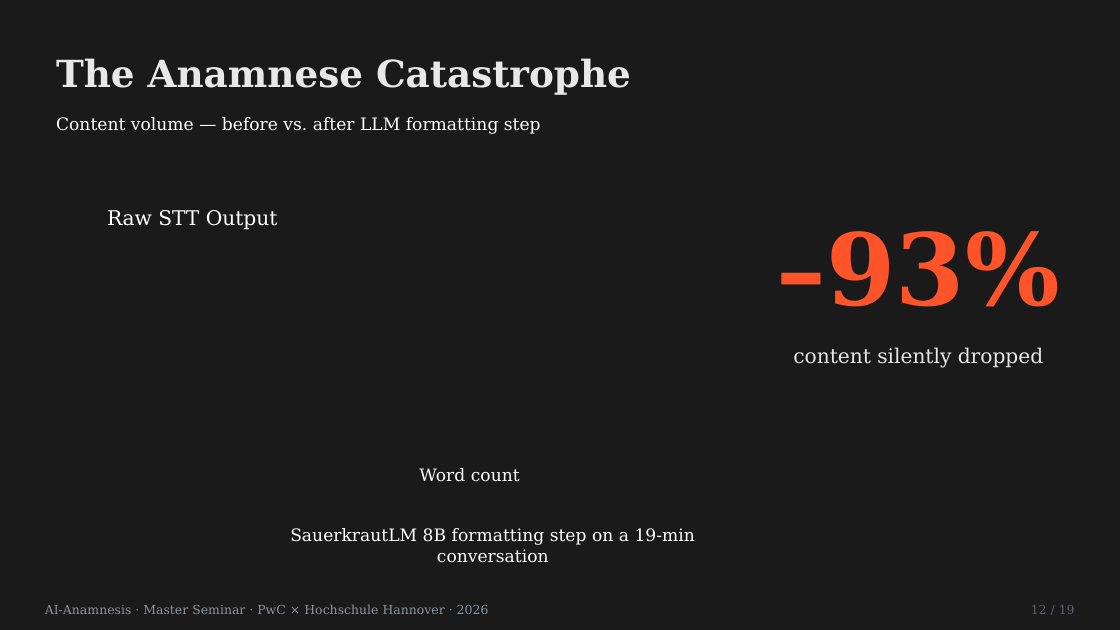
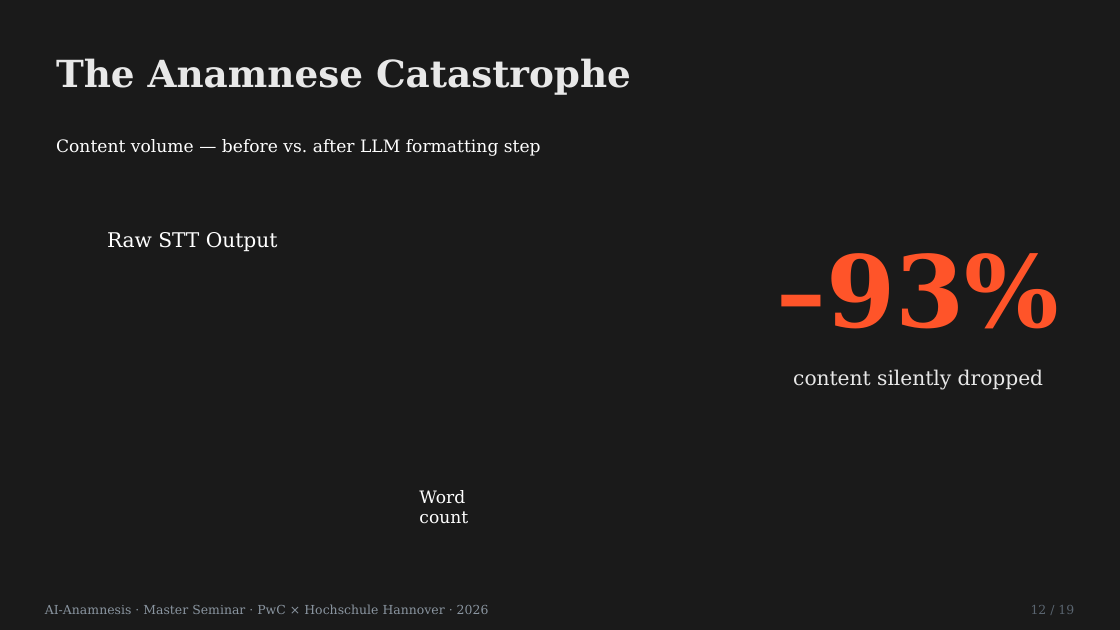
Before and after one commit to LeonardNid/Seminar_Anamnese, a slide deck: slide 14 of Präsi/AI_Anamnesis.pptx. Drawn at 1120x630 pixels with LibreOffice and Linux fonts; fonts in the diff are those of the drawing. Boxes give left, top, right and bottom in pixels: in the first picture for what was removed or moved away, otherwise in the second. Text is boxed around its words. In the diff, an @@ line names an element or a change of style, - is before the commit and + after.

```diff
--- a/Präsi/AI_Anamnesis.pptx
+++ b/Präsi/AI_Anamnesis.pptx
@@ 2 texts, 1 rectangle: place and size @@
-2 texts, 1 rectangle at [56, 117, 1060, 307]
+2 texts, 1 rectangle at [56, 139, 1060, 329]
@@ 3 texts: place and size @@
-3 texts at [107, 210, 1043, 482]
+3 texts at [107, 232, 1043, 524]
@@ text removed at [290, 528, 695, 563] @@
-SauerkrautLM 8B formatting step on a 19-min conversation
```
Also in this commit, not shown: 8 other slides changed, 5 other files.
